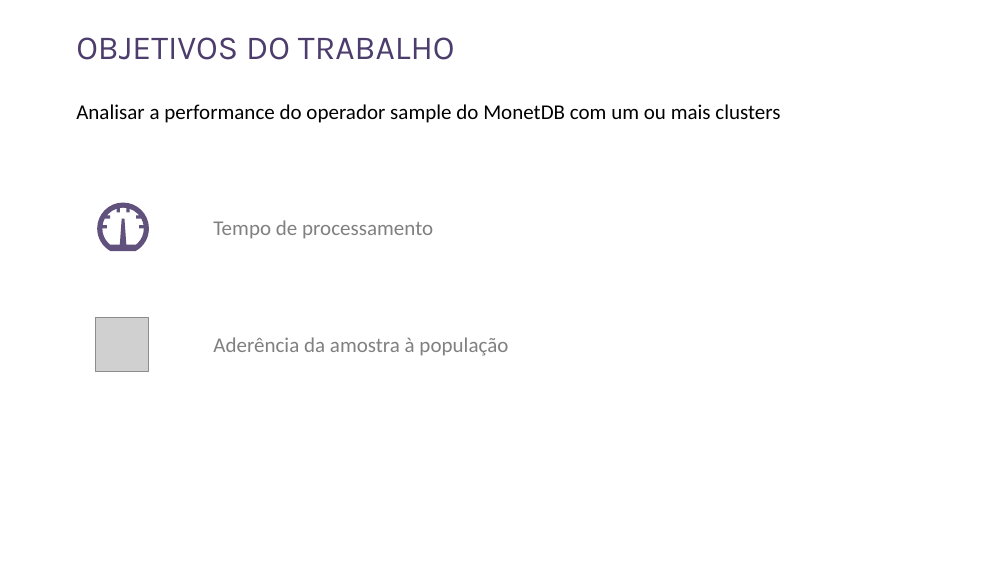
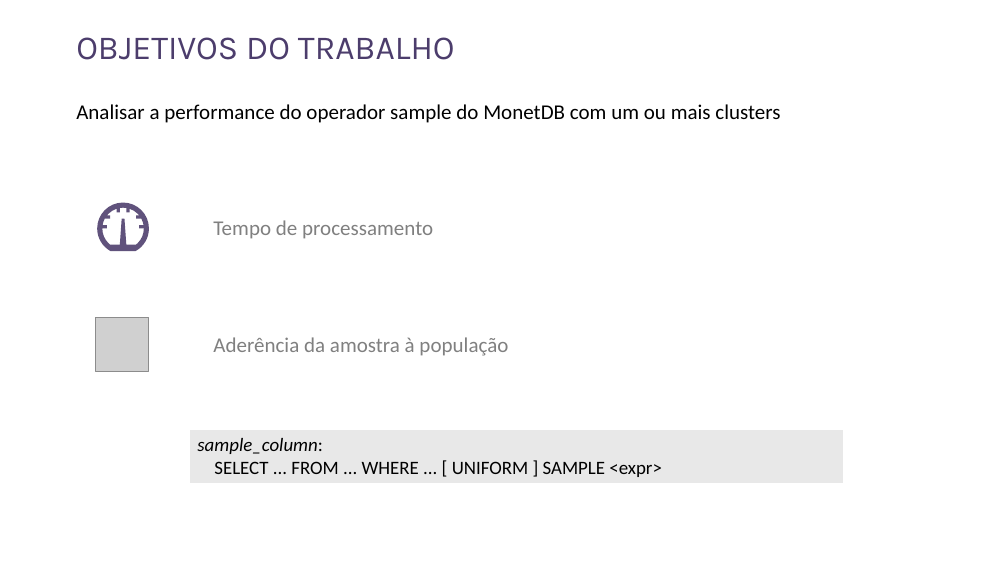
Before and after one commit to rnmourao/monet_sampling_benchmark, a slide deck: slide 3 of paper/Apresentação MonetDB v2.pptx. Drawn at 1008x567 pixels with LibreOffice and Linux fonts; fonts in the diff are those of the drawing; grey boxes stand for pictures. Boxes give left, top, right and bottom in pixels: in the first picture for what was removed or moved away, otherwise in the second. Text is boxed around its words. In the diff, an @@ line names an element or a change of style, - is before the commit and + after.

```diff
--- a/paper/Apresentação MonetDB v2.pptx
+++ b/paper/Apresentação MonetDB v2.pptx
@@ table added at (190, 430, 843, 483), 1 rows, 1 columns @@
+sample_column: SELECT ... FROM ... WHERE ... [ UNIFORM ] SAMPLE <expr>
```
Also in this commit, not shown: 3 other slides changed.
